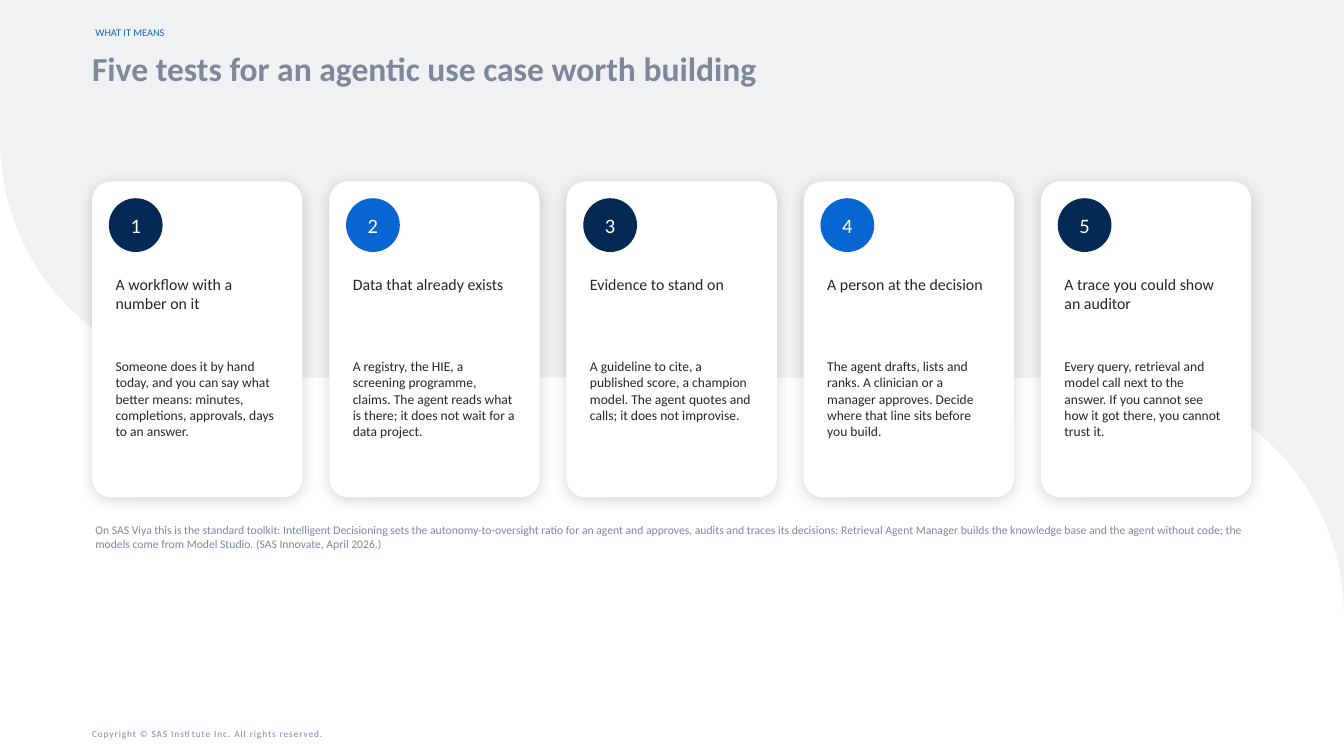
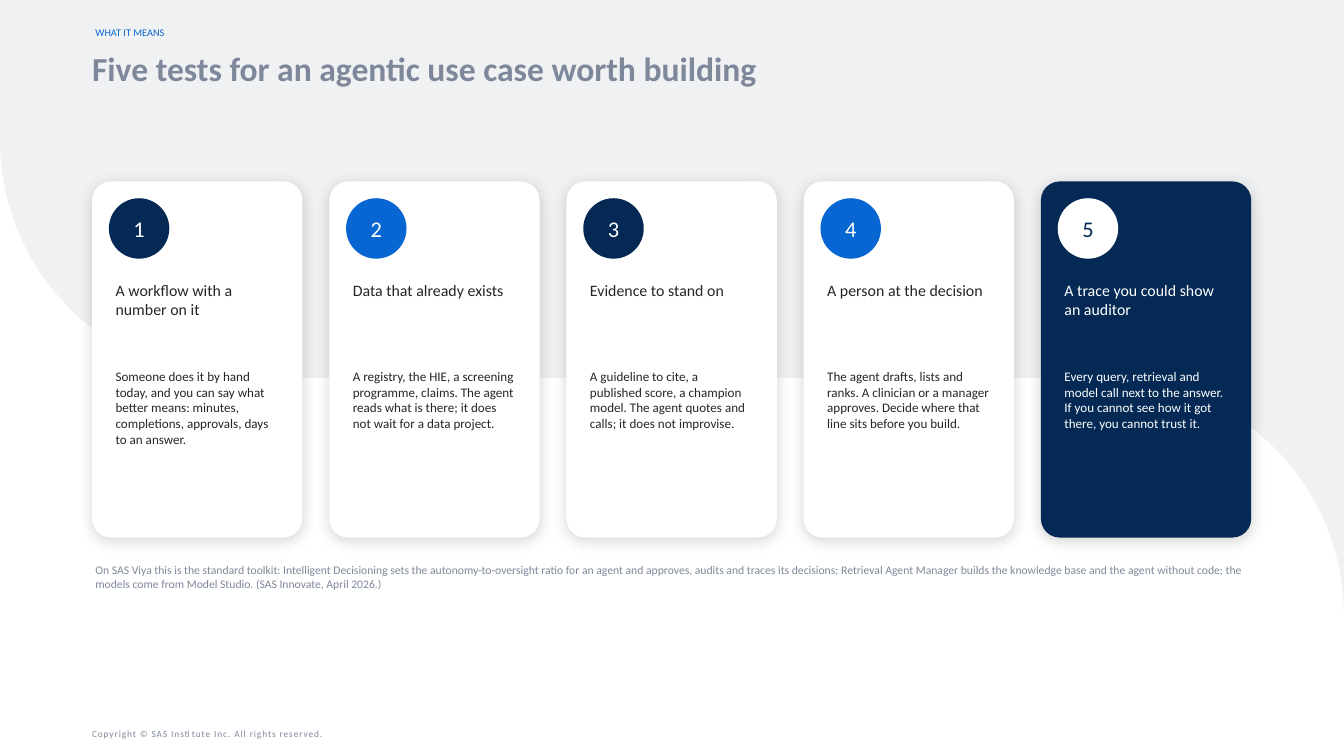
Before and after one commit to raedaldweik/Agentic-Bootcamp, a slide deck: slide 20 of Hackathon/Live_Demo_RWE_in_Action_with_Agentic_AI/RWE_in_Action_with_Agentic_AI.pptx. Drawn at 1344x756 pixels with LibreOffice and Linux fonts; fonts in the diff are those of the drawing. Boxes give left, top, right and bottom in pixels: in the first picture for what was removed or moved away, otherwise in the second. Text is boxed around its words. In the diff, an @@ line names an element or a change of style, - is before the commit and + after.

```diff
--- a/Hackathon/Live_Demo_RWE_in_Action_with_Agentic_AI/RWE_in_Action_with_Agentic_AI.pptx
+++ b/Hackathon/Live_Demo_RWE_in_Action_with_Agentic_AI/RWE_in_Action_with_Agentic_AI.pptx
@@ rounded rectangle: place and size @@
-rounded rectangle at [92,181,302,497]
+rounded rectangle at [92,181,302,538]
@@ ellipse "1": place and size @@
-ellipse "1" at [109,198,163,252]
+ellipse "1" at [109,198,169,259]
@@ rounded rectangle: place and size @@
-rounded rectangle at [329,181,540,497]
+rounded rectangle at [329,181,540,538]
@@ size 22 to 24 pt in 4 elements at [583,198,644,259], [821,198,881,259], [109,198,169,259], [346,198,407,259] @@
@@ ellipse "2": place and size @@
-ellipse "2" at [346,198,400,252]
+ellipse "2" at [346,198,407,259]
@@ rounded rectangle: place and size @@
-rounded rectangle at [566,181,777,497]
+rounded rectangle at [566,181,777,538]
@@ ellipse "3": place and size @@
-ellipse "3" at [583,198,637,252]
+ellipse "3" at [583,198,644,259]
@@ rounded rectangle: place and size @@
-rounded rectangle at [804,181,1014,497]
+rounded rectangle at [804,181,1014,538]
@@ ellipse "4": place and size @@
-ellipse "4" at [821,198,874,252]
+ellipse "4" at [821,198,881,259]
@@ rounded rectangle: place and size @@
-rounded rectangle at [1041,181,1251,497]
+rounded rectangle at [1041,181,1251,538]
@@ rounded rectangle at [1041,181,1251,538]: fill #FFFFFF to #032954 @@
@@ ellipse "5": place and size @@
-ellipse "5" at [1058,198,1111,252]
+ellipse "5" at [1058,198,1118,259]
@@ ellipse "5" at [1058,198,1118,259]: size 22 to 24 pt, text colour #FFFFFF to #032954; fill #032954 to #FFFFFF @@
@@ 4 texts: place and size @@
-4 texts at [116,279,983,309]
+4 texts at [116,285,983,315]
@@ text "A trace you could show ..." at [1064,285,1214,315]: text colour #262626 to #FFFFFF @@
@@ text "Someone does it by hand ...": place and size @@
-text "Someone does it by hand ..." at [116,361,274,436]
+text "Someone does it by hand ..." at [116,372,269,444]
@@ text "A registry, the HIE, a ...": place and size @@
-text "A registry, the HIE, a ..." at [353,361,514,439]
+text "A registry, the HIE, a ..." at [353,372,514,430]
@@ text "A guideline to cite, a ...": place and size @@
-text "A guideline to cite, a ..." at [590,361,751,422]
+text "A guideline to cite, a ..." at [590,372,745,430]
@@ size 14.5 to 14 pt in 4 elements at [116,372,269,444], [353,372,514,430], [590,372,745,430], [827,372,989,430] @@
@@ text "The agent drafts, lists and ...": place and size @@
-text "The agent drafts, lists and ..." at [827,361,974,438]
+text "The agent drafts, lists and ..." at [827,372,989,430]
@@ text "Every query, retrieval and model ...": place and size @@
-text "Every query, retrieval and model ..." at [1064,361,1221,436]
+text "Every query, retrieval and model ..." at [1064,372,1224,430]
@@ text "Every query, retrieval and model ..." at [1064,372,1224,430]: size 14.5 to 14 pt, text colour #262626 to #FFFFFF @@
@@ text "On SAS Viya this is ...": place and size @@
-text "On SAS Viya this is ..." at [95,526,1242,550]
+text "On SAS Viya this is ..." at [95,566,1242,590]
```
Also in this commit, not shown: 17 other slides changed, 1 slide added, 1 slide removed, 30 other files.
